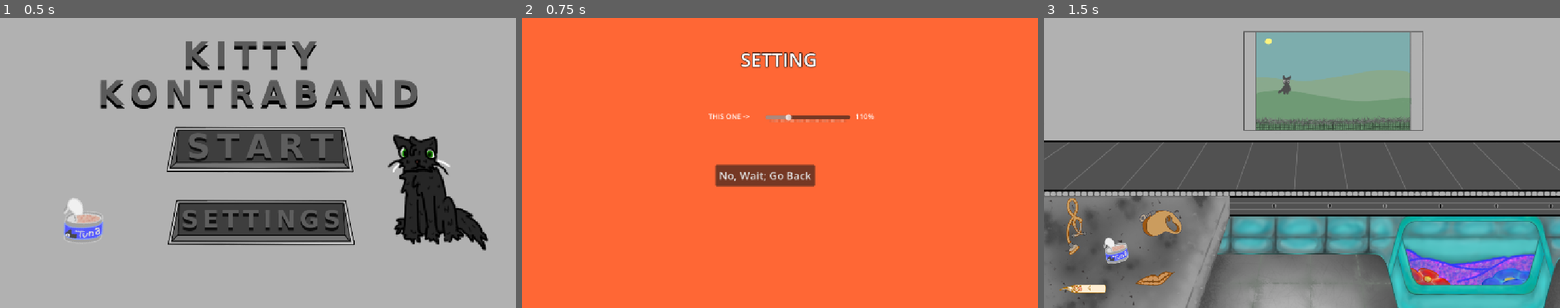
Above: before the commit, frames 1-3 (left to right).
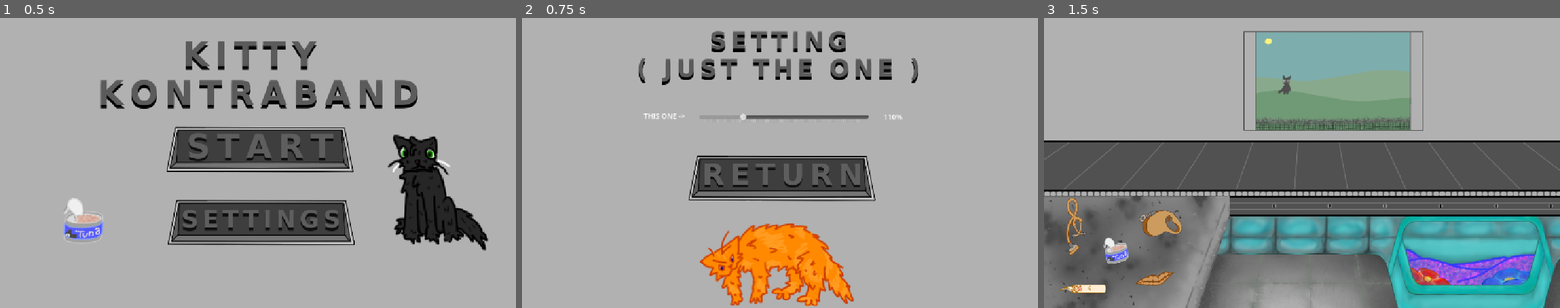
Above: after the commit, the same moments.

Repository: zwiebelkaramell/KITTY-KONTRABAND
Game: Godot game, scene res://Assets/Scenes/Startup.tscn
Two runs of this game, one before a commit and one after it. Both use one fixed random seed, a clock stepped at 60 frames per second and the inputs below. Sound files missing from this copy of the repository are replaced by a short silence.
Inputs (mouse positions are in pixels of both pictures, inside the frame that each line leads up to; where the layout moved, square brackets give the same spot in the first picture):
- Up to frame 1 (0.5 s): no input
- Up to frame 2 (0.75 s): click (785, 218) at 0.5 s
- Up to frame 3 (1.5 s): click (1302, 174) [1286, 174] at 1.25 s

Frame 1 is identical in both runs. In frame 2, 100% of the frame differs, in the area x 0-100%, y 0-100%; in frame 3, nothing differs.

Commit message:
SETTIFNS

Diff:
--- a/Assets/Scenes/Settings.tscn
+++ b/Assets/Scenes/Settings.tscn
@@ -1,9 +1,11 @@
 [gd_scene format=3 uid="uid://dqtnldg21nl5t"]
 
 [ext_resource type="Script" uid="uid://o1hqrnmai4cc" path="res://Assets/Scripts/settings.gd" id="1_8aywk"]
-[ext_resource type="Texture2D" uid="uid://cm3iuqftocnqu" path="res://Assets/Art/temp_interstitial_bg.png" id="2_ul88g"]
+[ext_resource type="Texture2D" uid="uid://dccioa7mgxawm" path="res://Assets/Art/boxes and menus/SETTINGS BG.png" id="2_gnoh3"]
+[ext_resource type="Texture2D" uid="uid://bw11jsic5kb6i" path="res://Assets/Art/boxes and menus/MENU BUTTON DEFAULT - UNPRESSED.png" id="3_hops8"]
 [ext_resource type="AudioStream" uid="uid://o1wcwdpedc2h" path="res://Assets/Audio/cat_meow_1.ogg" id="3_xdifv"]
 [ext_resource type="AudioStream" uid="uid://bo1s1ml1lhr5" path="res://Assets/Audio/cat_meow_2.ogg" id="4_87wbn"]
+[ext_resource type="Texture2D" uid="uid://cnf51fljm4rs4" path="res://Assets/Art/boxes and menus/RETURN.png" id="4_gfg6u"]
 [ext_resource type="AudioStream" uid="uid://ltyt6chmncos" path="res://Assets/Audio/cat_meow_3.ogg" id="5_gnoh3"]
 [ext_resource type="AudioStream" uid="uid://dxsb4nml2epio" path="res://Assets/Audio/cat_meow_4.ogg" id="6_hops8"]
 [ext_resource type="AudioStream" uid="uid://ctgfxdd5jlcv7" path="res://Assets/Audio/cat_meow_5.ogg" id="7_gfg6u"]
@@ -22,7 +24,8 @@
 script = ExtResource("1_8aywk")
 
 [node name="BG" type="Sprite2D" parent="." unique_id=854899355]
-texture = ExtResource("2_ul88g")
+position = Vector2(1, 0)
+texture = ExtResource("2_gnoh3")
 centered = false
 
 [node name="title" type="Label" parent="." unique_id=829874551]
@@ -32,41 +35,61 @@
 offset_bottom = 122.0
 theme_override_constants/outline_size = 5
 theme_override_font_sizes/font_size = 42
-text = "SETTING"
 
 [node name="Label" type="Label" parent="title" unique_id=1224314323]
 layout_mode = 0
-offset_left = -72.0
-offset_top = 144.0
-offset_right = 20.0
-offset_bottom = 167.0
+offset_left = -216.0
+offset_top = 143.0
+offset_right = -124.0
+offset_bottom = 166.0
 text = "THIS ONE ->"
 
 [node name="Number" type="Label" parent="title" unique_id=905289293]
 layout_mode = 0
-offset_left = 256.0
-offset_top = 144.0
-offset_right = 296.0
-offset_bottom = 167.0
+offset_left = 319.0
+offset_top = 145.0
+offset_right = 361.0
+offset_bottom = 168.0
 text = "110%"
 
+[node name="BG2" type="TextureRect" parent="." unique_id=1123171729]
+offset_top = 64.0
+offset_right = 1152.0
+offset_bottom = 712.0
+texture = ExtResource("3_hops8")
+
+[node name="BG" type="TextureRect" parent="BG2" unique_id=1244538922]
+layout_mode = 1
+anchors_preset = 8
+anchor_left = 0.5
+anchor_top = 0.5
+anchor_right = 0.5
+anchor_bottom = 0.5
+offset_left = -536.0
+offset_top = -287.0
+offset_right = 468.0
+offset_bottom = 277.0
+grow_horizontal = 2
+grow_vertical = 2
+texture = ExtResource("4_gfg6u")
+expand_mode = 1
+
 [node name="Volume" type="HSlider" parent="." unique_id=940079761]
-offset_left = 544.0
-offset_top = 208.0
-offset_right = 733.0
-offset_bottom = 236.0
+offset_left = 396.0
+offset_top = 180.0
+offset_right = 774.0
+offset_bottom = 263.0
 max_value = 2.0
 step = 0.01
 value = 0.5
 tick_count = 100
 
 [node name="GoBack" type="Button" parent="." unique_id=1208021830]
-offset_left = 432.0
-offset_top = 328.0
-offset_right = 654.0
-offset_bottom = 376.0
+offset_left = 393.0
+offset_top = 314.0
+offset_right = 767.0
+offset_bottom = 387.0
 theme_override_font_sizes/font_size = 24
-text = "No, Wait; Go Back"
 
 [node name="Example" type="AudioStreamPlayer" parent="." unique_id=119805402]
 stream = SubResource("AudioStreamRandomizer_c0ktc")
Binary file added: Assets/Art/boxes and menus/RETURN.png
Not shown, added: Assets/Art/boxes and menus/RETURN.png.import
Binary file added: Assets/Art/boxes and menus/SETTINGS BG.png
Not shown, added: Assets/Art/boxes and menus/SETTINGS BG.png.import
